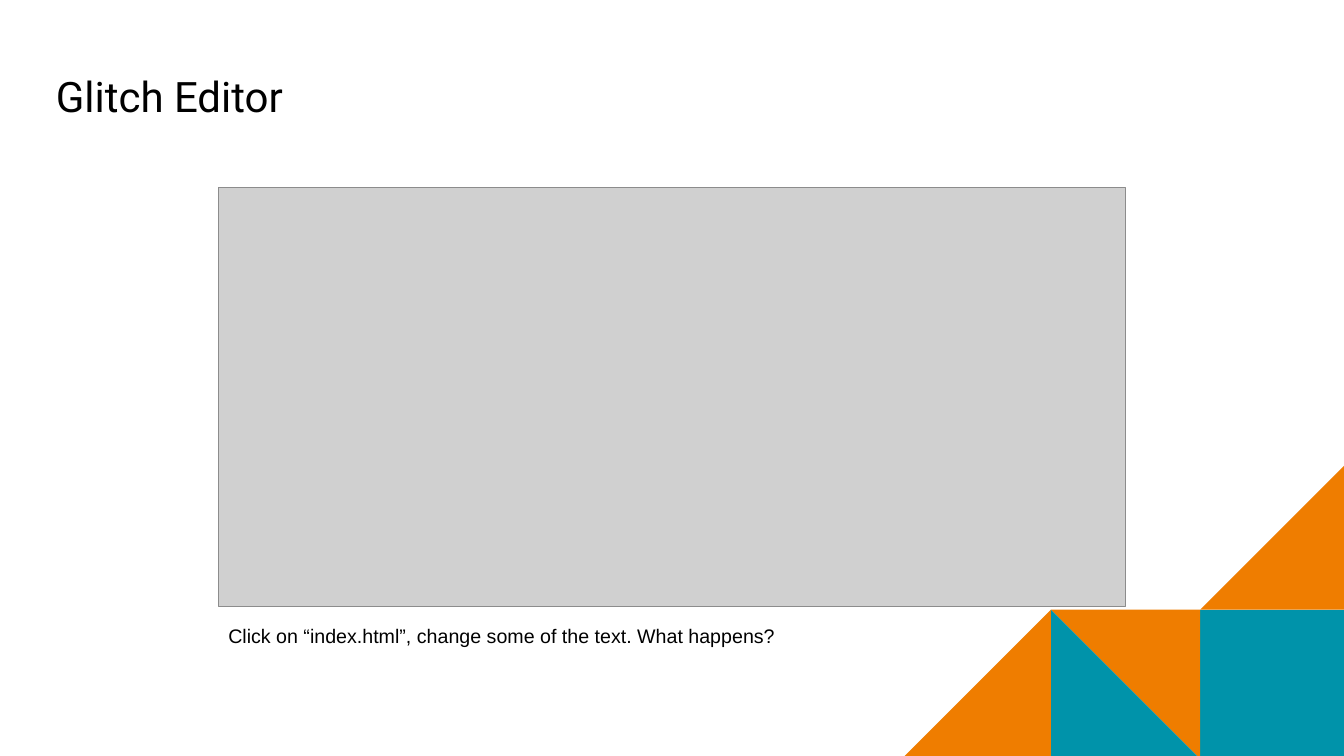
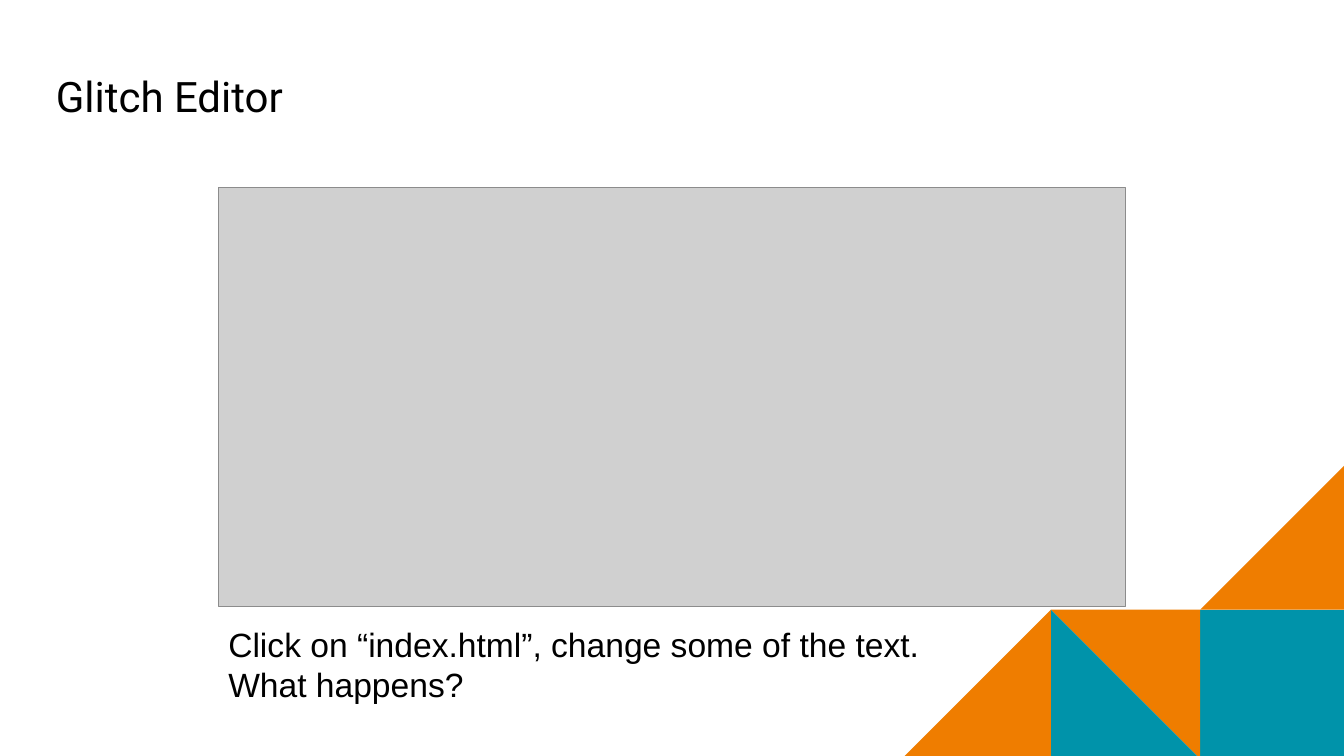
Before and after one commit to mr-eggleton/web-lit-core, a slide deck: slide 7 of final ppt/09-web-apps-and-build-with-glitch.pptx. Drawn at 1344x756 pixels with LibreOffice and Linux fonts; fonts in the diff are those of the drawing; grey boxes stand for pictures; background and template pictures are left out. Boxes give left, top, right and bottom in pixels: in the first picture for what was removed or moved away, otherwise in the second. Text is boxed around its words. In the diff, an @@ line names an element or a change of style, - is before the commit and + after.

```diff
--- a/final ppt/09-web-apps-and-build-with-glitch.pptx
+++ b/final ppt/09-web-apps-and-build-with-glitch.pptx
@@ text "Click on “index.html”, change some ..." at (x1=228, y1=632, x2=919, y2=704): size 14 to 24 pt @@
```
Also in this commit, not shown: 3 other slides changed, 1 slide added, 17 other files.
